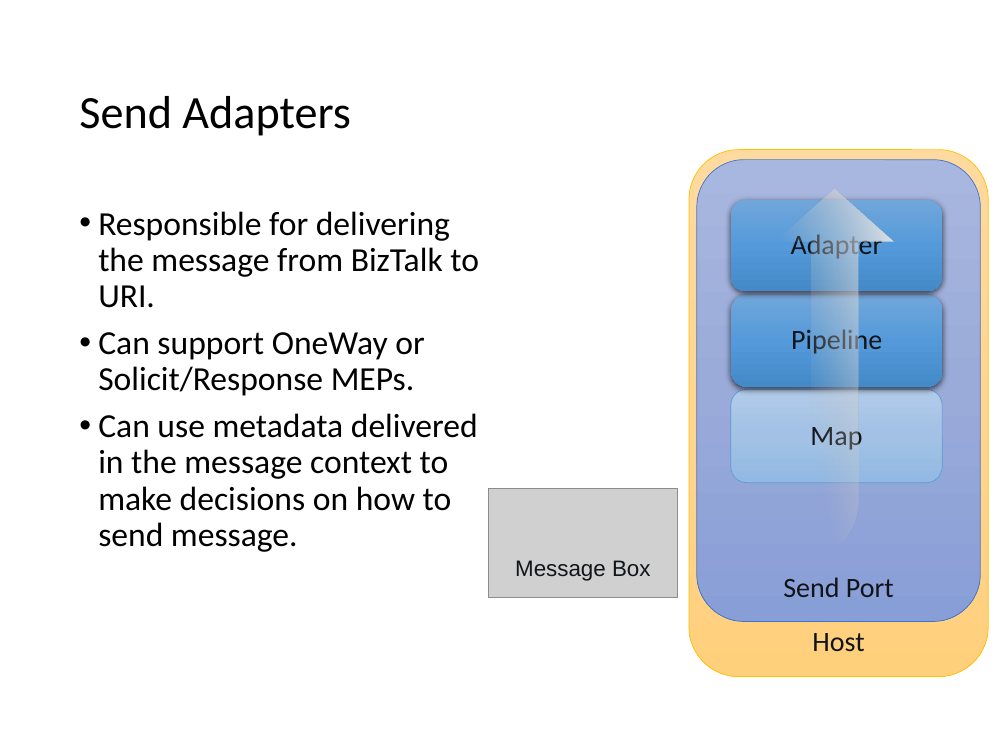
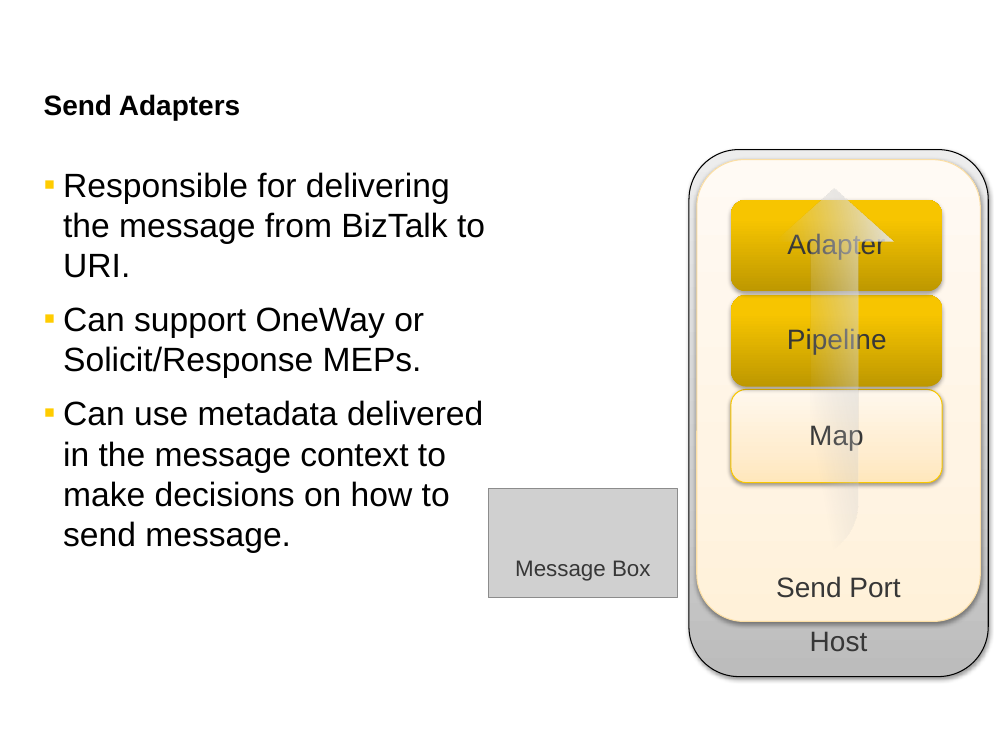
Before and after one commit to wmmihaa/BizTalk-Server---Developing-Integration-Solutions, a slide deck: slide 8 of Slides/Module 7 - Adapters.pptx. Drawn at 1008x756 pixels with LibreOffice and Linux fonts; fonts in the diff are those of the drawing; grey boxes stand for pictures. Boxes give left, top, right and bottom in pixels: in the first picture for what was removed or moved away, otherwise in the second. Text is boxed around its words. In the diff, an @@ line names an element or a change of style, - is before the commit and + after.

```diff
--- a/Slides/Module 7 - Adapters.pptx
+++ b/Slides/Module 7 - Adapters.pptx
@@ title "Send Adapters": place and size @@
-title "Send Adapters" at [79,96,350,136]
+title "Send Adapters" at [44,94,240,120]
@@ title "Send Adapters" at [44,94,240,120]: size 33 to 20 pt, font Calibri to Arial, bold on; line spacing 0.9 to 1 @@
@@ rounded rectangle "Host" at [688,149,988,676]: font Calibri to Arial, text colour #11151A to #373737; fill gradient #FFDB9E to #FFD590 to #FFD07C to gradient #BDBDBD to #D1D1D1 to #EEEEEE; outline #FFC000 0.5 pt to #000000 0.75 pt; shadow on @@
@@ text "Responsible for delivering the message ...": place and size @@
-text "Responsible for delivering the message ..." at [98,211,479,552]
+text "Responsible for delivering the message ..." at [63,172,485,553]
@@ text "Responsible for delivering the message ..." at [63,172,485,553]: font Calibri to Arial; bullet • to ▪; line spacing 0.9 to 1; more space between paragraphs @@
@@ rounded rectangle "Send Port" at [697,159,980,621]: font Calibri to Arial, text colour #11151A to #373737; fill gradient #A8B7DF to #9AABD9 to #889ED7 to gradient #FFF1DA to #FFF5E4 to #FFFBF5; outline #4472C4 0.5 pt to #FBDEA4 0.75 pt; shadow on @@
@@ bent arrow at [711,188,894,559]: outline #F5F5F5 1 pt to #BFBFBF 2 pt @@
@@ rounded rectangle "Adapter" at [731,200,942,291]: font Calibri to Arial, text colour #11151A to #373737; fill gradient #71A6DB to #559BDB to #448ACA to gradient #BE9800 to #F7C600 to #F8C700; shadow changed @@
@@ rounded rectangle "Pipeline" at [731,295,942,387]: font Calibri to Arial, text colour #11151A to #373737; fill gradient #71A6DB to #559BDB to #448ACA to gradient #BE9800 to #F7C600 to #F8C700; shadow changed @@
@@ rounded rectangle "Map" at [731,389,942,483]: font Calibri to Arial, text colour #11151A to #373737; fill gradient #B1CBE9 to #A3C1E5 to #93B9E4 to gradient #FFE7BD to #FFEED1 to #FFF8EE; outline #5B9BD5 0.5 pt to #F9C800 0.75 pt; shadow on @@
@@ text "Message Box" at [515,560,650,581]: text colour #11151A to #373737 @@
```
Also in this commit, not shown: 24 other slides changed, 2 slides added, 1 slide removed, 11 other files.
